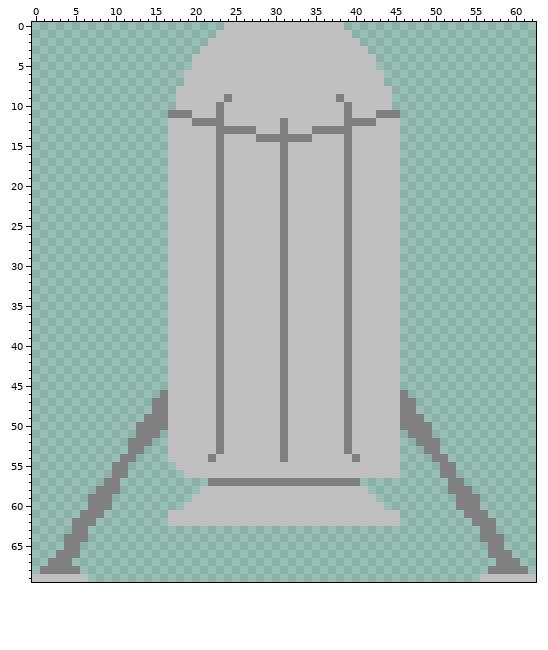
File history of a sprite sheet, Sanguinite.gmx/sprites/images/s_dropship_0.png. The picture above is the old version.
The file is 63x70 pixels.
After:
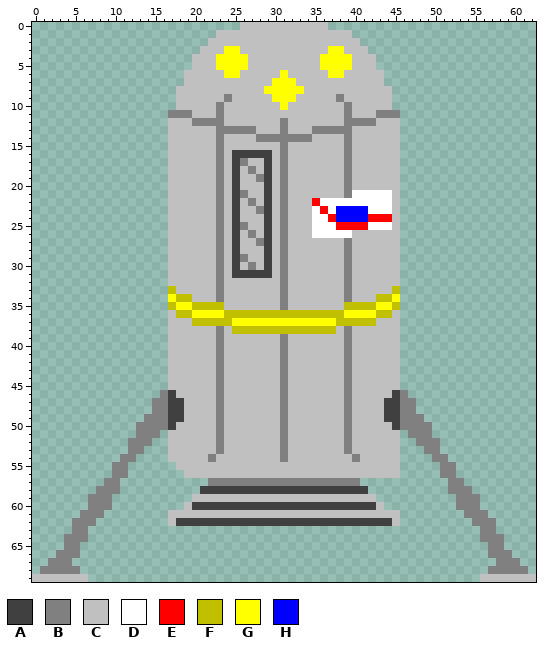
Palette (. is transparent): A #404040  B #808080  C #c0c0c0  D #ffffff  E #ff0000  F #c0c000  G #ffff00  H #0000ff
The edit:
y 0: x 24..25 CC -> ..; x 37..38 CC -> ..
y 3: x 24..25 CC -> GG; x 37..38 CC -> GG
y 4..5: x 23..26 CCCC -> GGGG; x 36..39 CCCC -> GGGG
y 6: x 24..25 CC -> GG; x 31 C -> G; x 37..38 CC -> GG
y 7: x 30..32 CCC -> GGG
y 8: x 29..33 CCCCC -> GGGGG
y 9: x 30..32 CCC -> GGG
y 10: x 31 C -> G
y 16: x 25..29 CCCCC -> AAAAA
y 17: x 25..26 CC -> AB; x 29 C -> A
y 18: x 25 C -> A; x 27 C -> B; x 29 C -> A
y 19: x 25 C -> A; x 28..29 CC -> BA
y 20: x 25 C -> A; x 29 C -> A
y 21: x 25..26 CC -> AB; x 29 C -> A; x 40..44 CCCCC -> DDDDD
y 22: x 25 C -> A; x 27 C -> B; x 29 C -> A; x 35..44 CCCCBCCCCC -> EDDDDDDDDD
y 23: x 25 C -> A; x 28..29 CC -> BA; x 35..44 CCCCBCCCCC -> DEDHHHHDDD
y 24: x 25 C -> A; x 29 C -> A; x 35..44 CCCCBCCCCC -> DDEHHHHEEE
y 25: x 25..26 CC -> AB; x 29 C -> A; x 35..44 CCCCBCCCCC -> DDDEEEEDDD
y 26: x 25 C -> A; x 27 C -> B; x 29 C -> A; x 35..39 CCCCB -> DDDDD
y 27: x 25 C -> A; x 28..29 CC -> BA
y 28: x 25 C -> A; x 29 C -> A
y 29: x 25..26 CC -> AB; x 29 C -> A
y 30: x 25 C -> A; x 27 C -> B; x 29 C -> A
y 31: x 25..29 CCCCC -> AAAAA
y 33: x 17 C -> F; x 45 C -> F
y 34: x 17..19 CCC -> GFF; x 43..45 CCC -> FFG
y 35: x 17..23 CCCCCCB -> FGGFFFF; x 39..45 BCCCCCC -> FFFFGGF
y 36: x 18..44 CCCCCBCCCCCCCBCCCCCCCBCCCCC -> FFGGGGFFFFFFFFFFFFFFFGGGGFF
y 37: x 20..42 CCCBCCCCCCCBCCCCCCCBCCC -> FFFFFGGGGGGGGGGGGGFFFFF
y 38: x 25..37 CCCCCCBCCCCCC -> FFFFFFFFFFFFF
y 46: x 17 C -> A; x 45 C -> A
y 47..49: x 17..18 CC -> AA; x 44..45 CC -> AA
y 50: x 17 C -> A; x 45 C -> A
y 58: x 21..41 CCCCCCCCCCCCCCCCCCCCC -> AAAAAAAAAAAAAAAAAAAAA
y 60: x 20..42 CCCCCCCCCCCCCCCCCCCCCCC -> AAAAAAAAAAAAAAAAAAAAAAA
y 62: x 18..44 CCCCCCCCCCCCCCCCCCCCCCCCCCC -> AAAAAAAAAAAAAAAAAAAAAAAAAAA
Pixel boxes of the changes (left, top, right, bottom) in both pictures:
changed: (216, 22, 352, 110)
changed: (168, 150, 400, 334)
changed: (168, 390, 184, 430)
changed: (384, 390, 400, 430)
changed: (176, 486, 392, 526)
